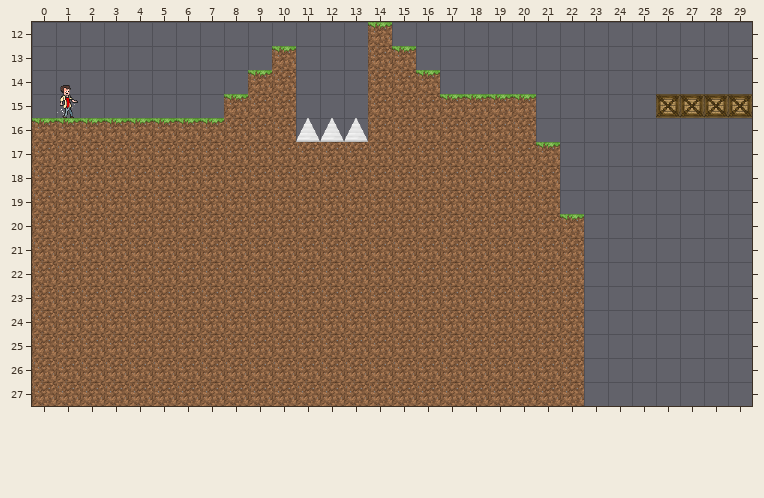
Two versions of a level (Tiled map, assets/tilemaps/level1.tmx). Above, as it was before the edit.
Cells are 32x32 px. Shown: x 0..29, y 12..27.
And afterwards:
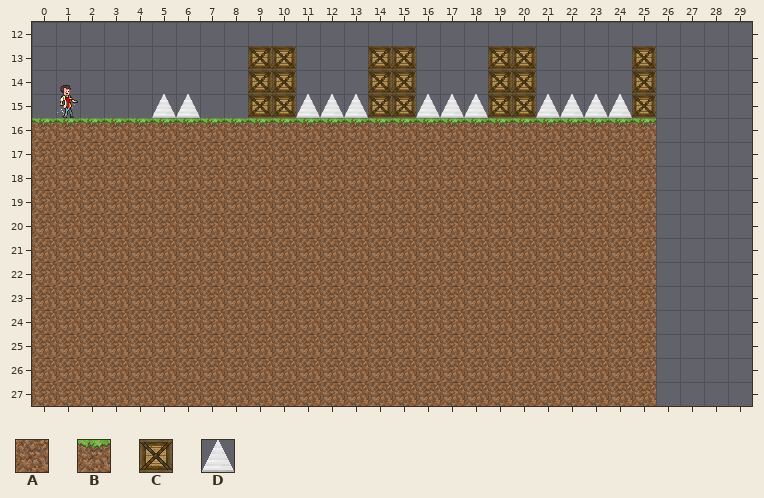
Key: from "default": A 0 "dirt", B 2 "grass", C 5 "crate", D 6 "spike".
_ is an empty cell.
Edits made:
Layer "Platforms":
Tile A replaces tile B in row 17 at x 21; in row 20 at x 22.
Tile A is added in rows 17 to 19 at x 22 to 25; in rows 20 to 27 at x 23 to 25.
Tile B replaces tile A in row 16 at x 8 to 10 and 14 to 20.
Tile B replaces tile D in row 16 at x 11 to 13.
Tile B is added in row 16 at x 21 to 25.
Tile C replaces tile A in row 13 at x 14; in row 14 at x 10 and 14 to 15; in row 15 at x 9 to 10 and 14 to 15.
Tile C replaces tile B in row 13 at x 10 and 15; in row 14 at x 9; in row 15 at x 19 to 20.
Tile C is added in row 13 at x 9, 19 to 20 and 25; in row 14 at x 19 to 20 and 25; in row 15 at x 25.
Tile D replaces tile A in row 15 at x 16.
Tile D replaces tile B in row 15 at x 17 to 18.
Tile D is added in row 15 at x 5 to 6, 11 to 13 and 21 to 24.
The author cleared tile B in row 12 at x 14; in row 14 at x 16; in row 15 at x 8.
The author cleared tile C in row 15 at x 26 to 29.
